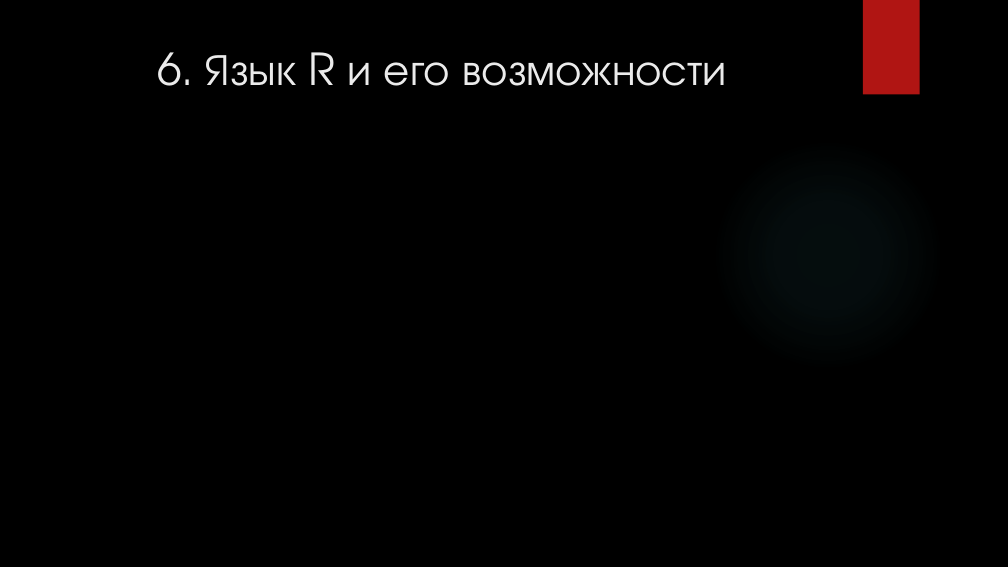
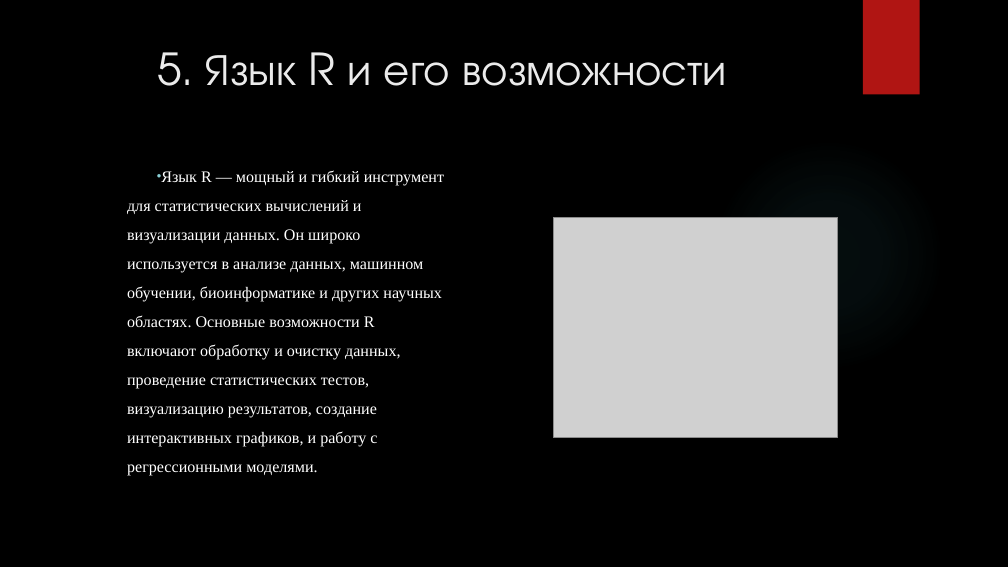
Before and after one commit to FedNirvanous451/R, a slide deck: slide 5 of курсовая работа/kursach.pptx. Drawn at 1008x567 pixels with LibreOffice and Linux fonts; fonts in the diff are those of the drawing; grey boxes stand for pictures; background and template pictures are left out. Boxes give left, top, right and bottom in pixels: in the first picture for what was removed or moved away, otherwise in the second. Text is boxed around its words. In the diff, an @@ line names an element or a change of style, - is before the commit and + after.

```diff
--- a/курсовая работа/kursach.pptx
+++ b/курсовая работа/kursach.pptx
@@ title at (157, 52, 727, 86): text changed @@
-6. Язык R и его возможности
+5. Язык R и его возможности
@@ text added at (127, 170, 444, 476), 15.3 pt, text #FFFFFF @@
+• Язык R — мощный и гибкий инструмент для статистических вычислений и визуализации данных. Он широко используется в анализе данных, машинном обучении, биоинформатике и других научных областях. Основные возможности R включают обработку и очистку данных, проведение статистических тестов, визуализацию результатов, создание интерактивных графиков, и работу с регрессионными моделями.
@@ picture added at (554, 217, 838, 437) @@
```
Also in this commit, not shown: 8 other slides changed, 13 other files.
